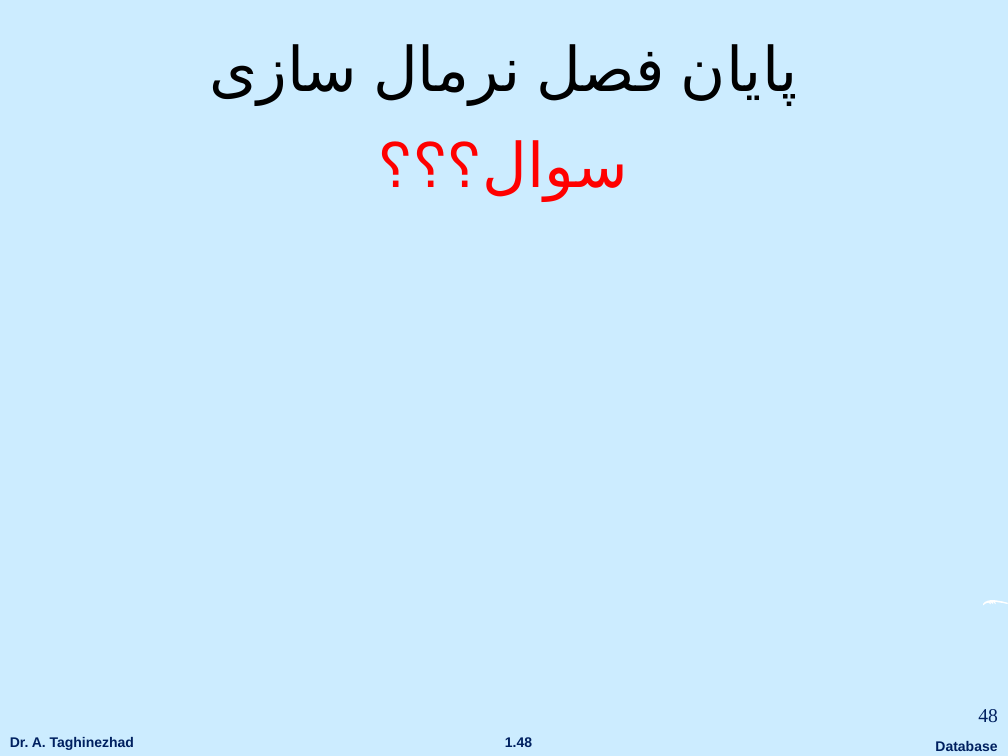
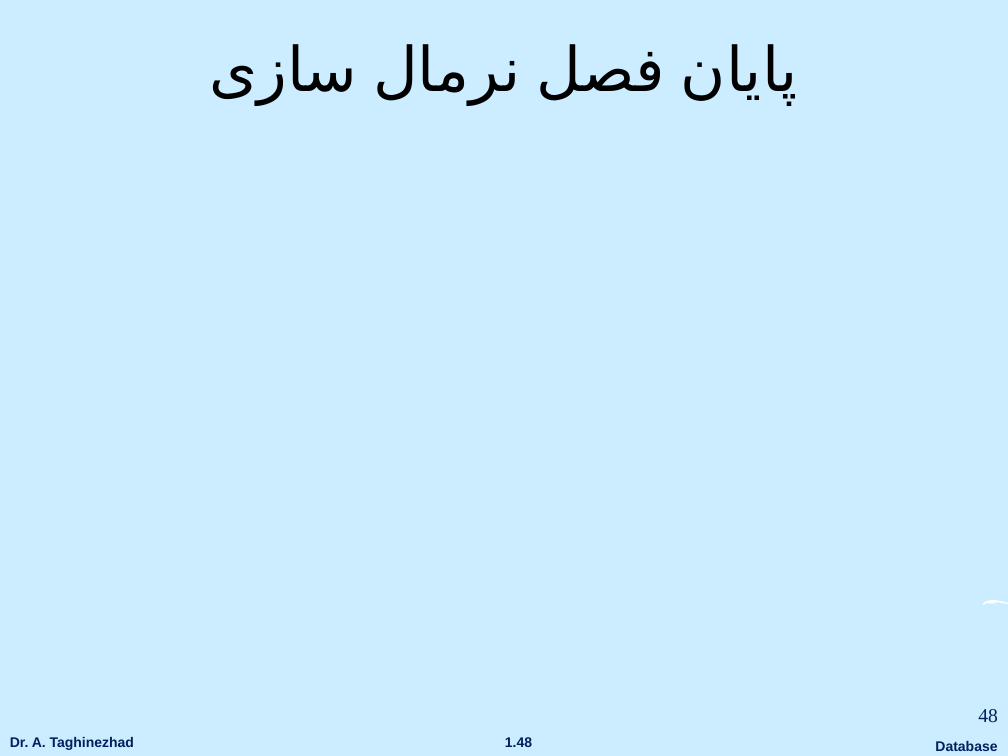
Before and after one commit to ataghinezhad/ataghinezhad.github.io, a slide deck: slide 48 of courses/downloads/temp/Database_Lec5.1 Normalization.pptx. Drawn at 1008x756 pixels with LibreOffice and Linux fonts; fonts in the diff are those of the drawing; background and template pictures are left out. Boxes give left, top, right and bottom in pixels: in the first picture for what was removed or moved away, otherwise in the second. Text is boxed around its words. In the diff, an @@ line names an element or a change of style, - is before the commit and + after.

```diff
--- a/courses/downloads/temp/Database_Lec5.1 Normalization.pptx
+++ b/courses/downloads/temp/Database_Lec5.1 Normalization.pptx
@@ text at (x1=380, y1=140, x2=628, y2=202): paragraph removed @@
-سوال؟؟؟
```
Also in this commit, not shown: 20 other slides changed.
